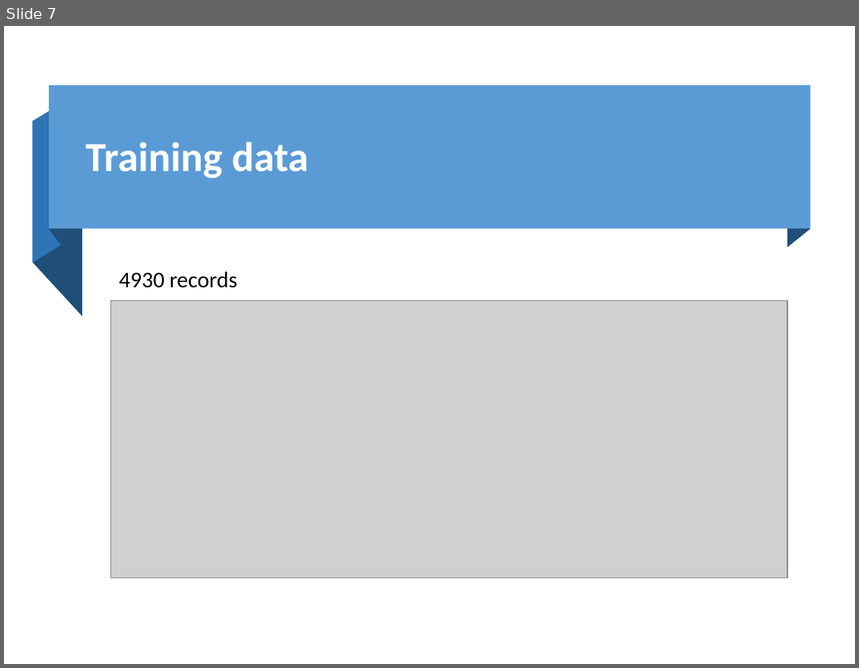
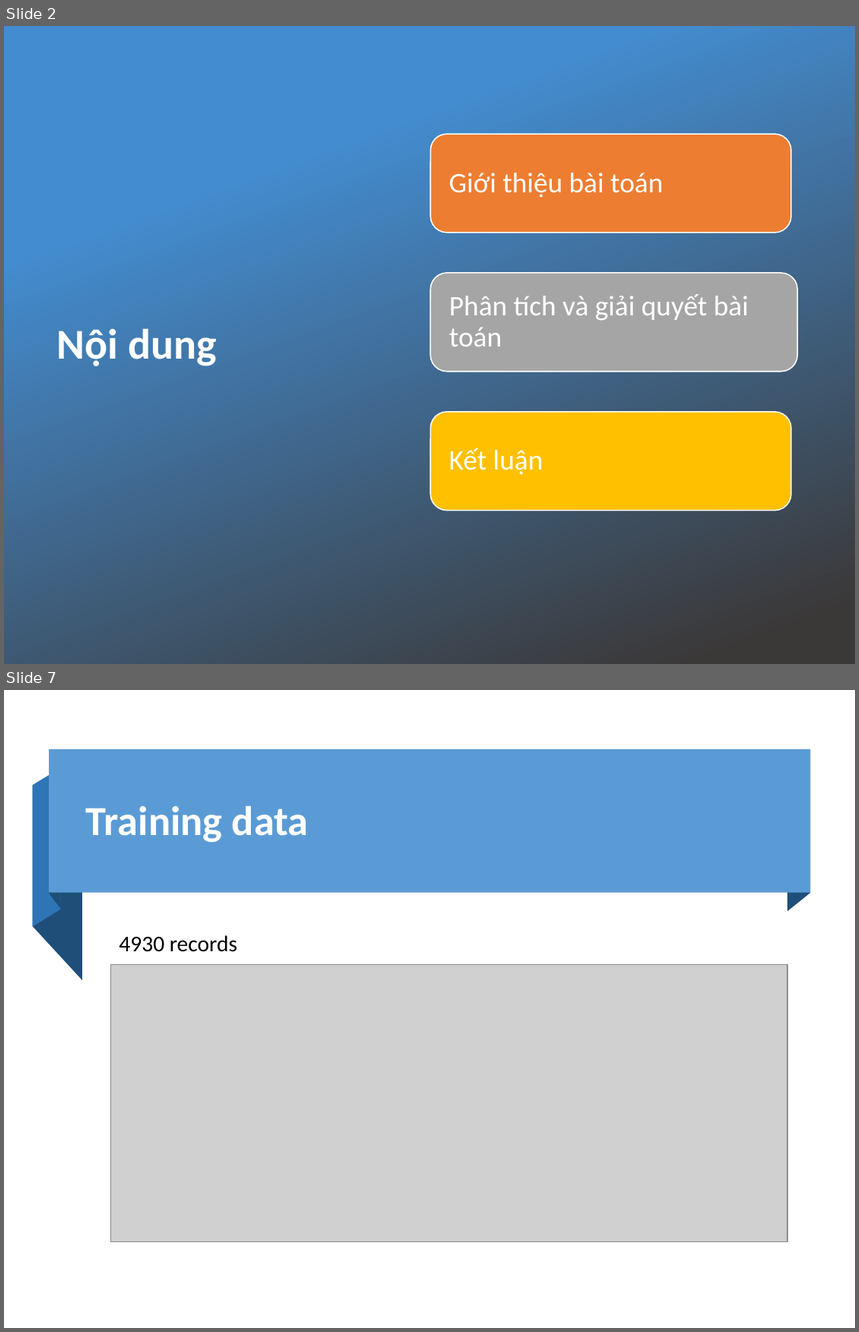
Before and after one commit to ManhLk/icomm_internship, a slide deck: Slide.pptx. Shown one above the other, each under a label of ours: slide 7 before the commit, slides 2 and 7 after it; the slides between them are not shown. The pictures are 859x668 and 859x1332 pixels, drawn with LibreOffice and Linux fonts; fonts in the diff are those of the drawing; grey boxes stand for pictures; background and template pictures are left out; a plain dark background stands for a picture behind light text. Boxes give left, top, right and bottom in pixels: in the first picture for what was removed or moved away, otherwise in the second. Text is boxed around its words. In the diff, an @@ line names an element or a change of style, - is before the commit and + after.

```diff
--- a/Slide.pptx
+++ b/Slide.pptx
@@ slide 2 added at <box>4,26,855,664</box>, background picture (left out) @@
@@ rectangle added at <box>4,26,429,664</box>, fill #FFFFFF @@
@@ rectangle added at <box>4,26,855,664</box>, fill gradient #438CCF to #3B3838 @@
@@ rounded rectangle added at <box>430,134,791,233</box>, fill #ED7D31, outline #FFFFFF 1 pt @@
@@ text added at <box>449,173,663,198</box>, 24 pt, text #FFFFFF @@
+Giới thiệu bài toán
@@ rounded rectangle added at <box>430,273,797,372</box>, fill #A5A5A5, outline #FFFFFF 1 pt @@
@@ text added at <box>449,294,749,347</box>, 24 pt, text #FFFFFF @@
+Phân tích và giải quyết bài toán
@@ title added at <box>57,328,217,366</box>, 36 pt, text #FFFFFF, bold @@
+Nội dung
@@ rounded rectangle added at <box>430,411,791,510</box>, fill #FFC000, outline #FFFFFF 1 pt @@
@@ text added at <box>449,449,544,475</box>, 24 pt, text #FFFFFF @@
+Kết luận
```
Also in this commit, not shown: 4 slides changed, 9 other slides added, 6 slides removed, 1 other file.
